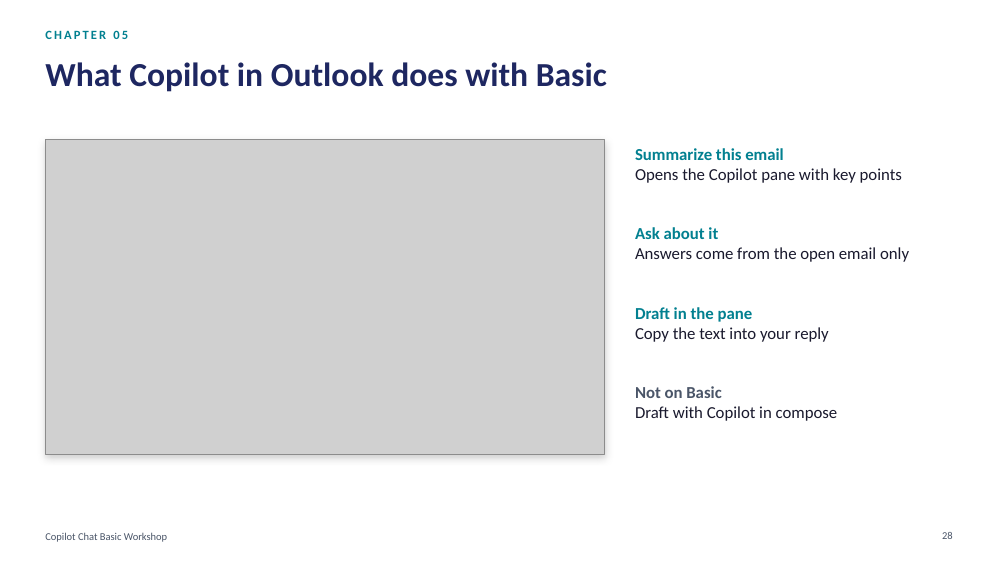
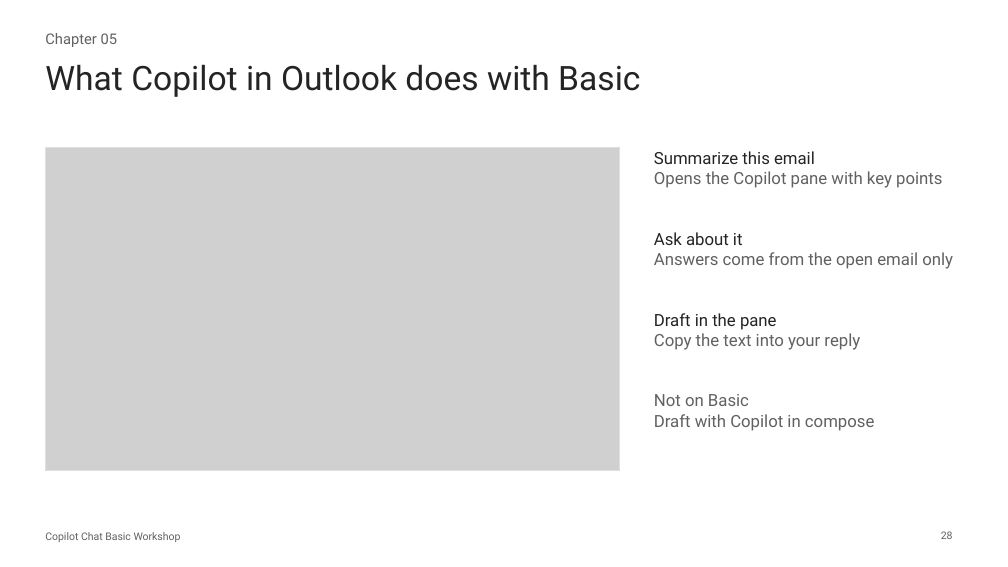
Before and after one commit to Asraf-JS/Copilot-Chat-Basic-Workshop, a slide deck: slide 28 of Copilot-Chat-Basic-Workshop-Deck.pptx. Drawn at 1008x567 pixels with LibreOffice and Linux fonts; fonts in the diff are those of the drawing; grey boxes stand for pictures. Boxes give left, top, right and bottom in pixels: in the first picture for what was removed or moved away, otherwise in the second. Text is boxed around its words. In the diff, an @@ line names an element or a change of style, - is before the commit and + after.

```diff
--- a/Copilot-Chat-Basic-Workshop-Deck.pptx
+++ b/Copilot-Chat-Basic-Workshop-Deck.pptx
@@ text at <box>45,33,118,47</box>: text changed; size 12 to 14 pt; font Calibri to Roboto; text colour #028090 to #616161; bold off @@
-CHAPTER 05
+Chapter 05
@@ title "What Copilot in Outlook does ..." at <box>45,64,640,97</box>: font Calibri to Roboto, text colour #1E2761 to #242424, bold off @@
@@ picture: place and size @@
-picture at <box>45,140,605,454</box>
+picture at <box>45,147,620,471</box>
@@ rectangle: place and size @@
-rectangle at <box>45,140,605,454</box>
+rectangle at <box>45,147,620,471</box>
@@ rectangle at <box>45,147,620,471</box>: fill #FFFFFF to none; outline #F1F4F7 1 pt to #E0E0E0 1 pt; shadow off @@
@@ text "Summarize this email": place and size @@
-text "Summarize this email" at <box>635,148,902,183</box>
+text "Summarize this email" at <box>654,151,942,188</box>
@@ text "Summarize this email" at <box>654,151,942,188</box>: font Calibri to Roboto; text colour #028090 to #242424, bold off in "Summarize this email"; text colour #1A1A2E to #616161 in "Opens the Copilot pane with key points" @@
@@ text "Ask about it": place and size @@
-text "Ask about it" at <box>635,227,909,262</box>
+text "Ask about it" at <box>654,232,953,269</box>
@@ text "Ask about it" at <box>654,232,953,269</box>: font Calibri to Roboto; text colour #028090 to #242424, bold off in "Ask about it"; text colour #1A1A2E to #616161 in "Answers come from the open email only" @@
@@ text "Draft in the pane": place and size @@
-text "Draft in the pane" at <box>635,307,829,342</box>
+text "Draft in the pane" at <box>654,313,860,350</box>
@@ text "Draft in the pane" at <box>654,313,860,350</box>: font Calibri to Roboto; text colour #028090 to #242424, bold off in "Draft in the pane"; text colour #1A1A2E to #616161 in "Copy the text into your reply" @@
@@ text "Not on Basic": place and size @@
-text "Not on Basic" at <box>635,386,838,421</box>
+text "Not on Basic" at <box>654,394,874,431</box>
@@ text "Not on Basic" at <box>654,394,874,431</box>: font Calibri to Roboto; text colour #4A5568 to #616161, bold off in "Not on Basic"; text colour #1A1A2E to #616161 in "Draft with Copilot in compose" @@
@@ text "Copilot Chat Basic Workshop" at <box>45,532,181,542</box>: font Calibri to Roboto, text colour #4A5568 to #616161 @@
@@ page number at <box>941,531,953,539</box>: font Calibri to Roboto, text colour #4A5568 to #616161 @@
```
Also in this commit, not shown: 49 other slides changed, 2 other files.
